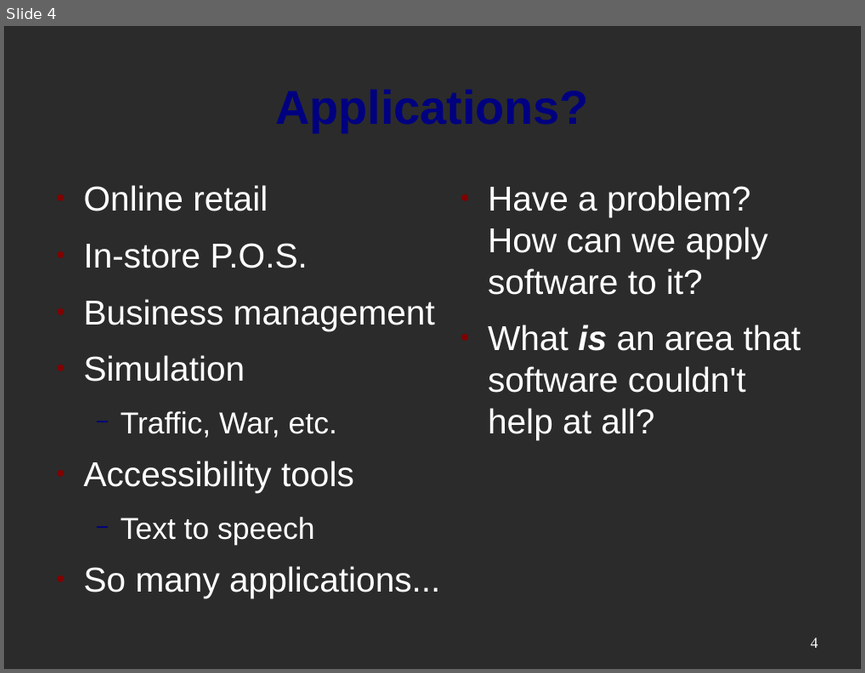
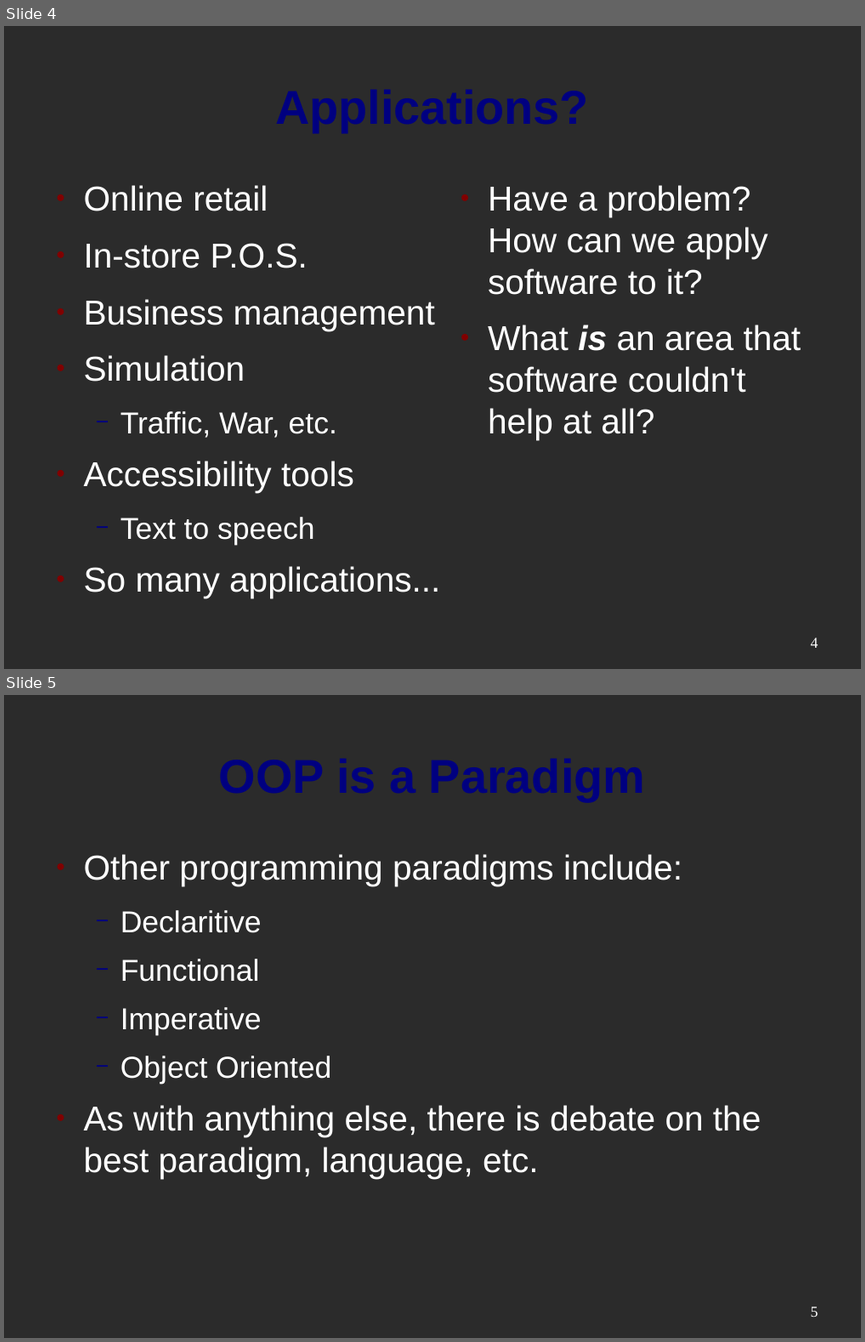
Before and after one commit to mactwist555/CPP-Course, a slide deck: Week 02/1 Classes.odp. Shown one above the other, each under a label of ours: slide 4 before the commit, slides 4 and 5 after it. The pictures are 865x673 and 865x1342 pixels, drawn with LibreOffice and Linux fonts; fonts in the diff are those of the drawing; background and template pictures are left out; a plain dark background stands for a picture behind light text. Boxes give left, top, right and bottom in pixels: in the first picture for what was removed or moved away, otherwise in the second. Text is boxed around its words. In the diff, an @@ line names an element or a change of style, - is before the commit and + after.

```diff
--- a/Week 02/1 Classes.odp
+++ b/Week 02/1 Classes.odp
@@ slide 5 added at [4, 695, 861, 1338], background picture (left out) @@
@@ text added at [84, 854, 760, 1179], 32 pt, text #FFFFFF @@
+● Other programming paradigms include:
+  − Declaritive
+  − Functional
+  − Imperative
+  − Object Oriented
+● As with anything else, there is debate on the best paradigm, language, etc.
@@ title added at [159, 1105, 540, 1179], 44 pt, text #000080, bold @@
+OOP is a Paradigm
@@ page number added at [811, 1306, 818, 1316], 14 pt, text #FFFFFF @@
+5
```
Also in this commit, not shown: 3 slides changed, 1 other slide added, 7 other files.
